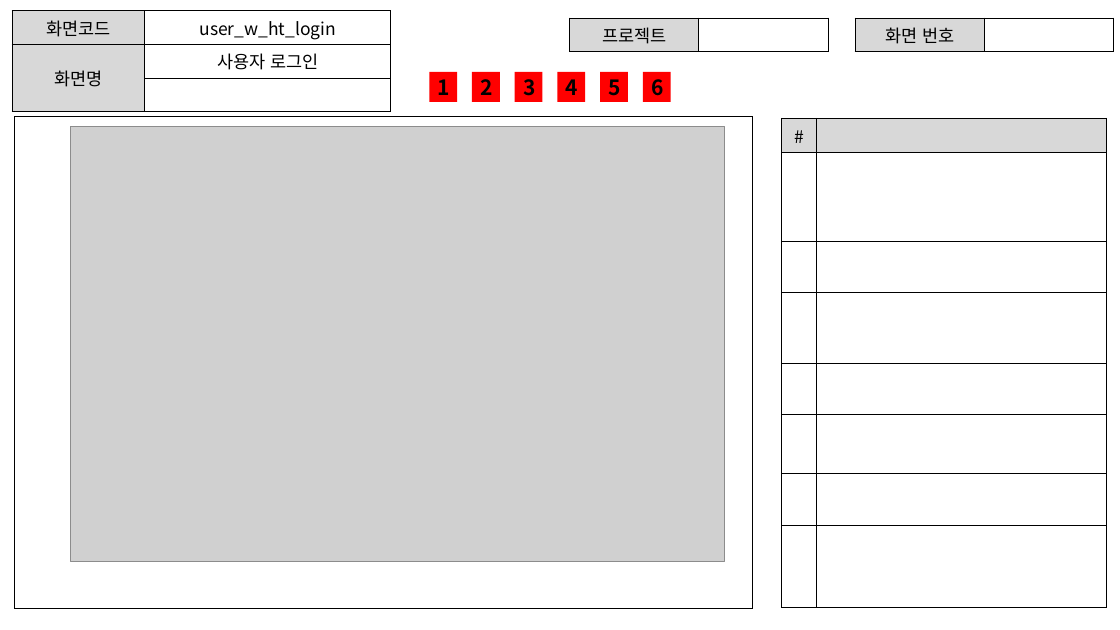
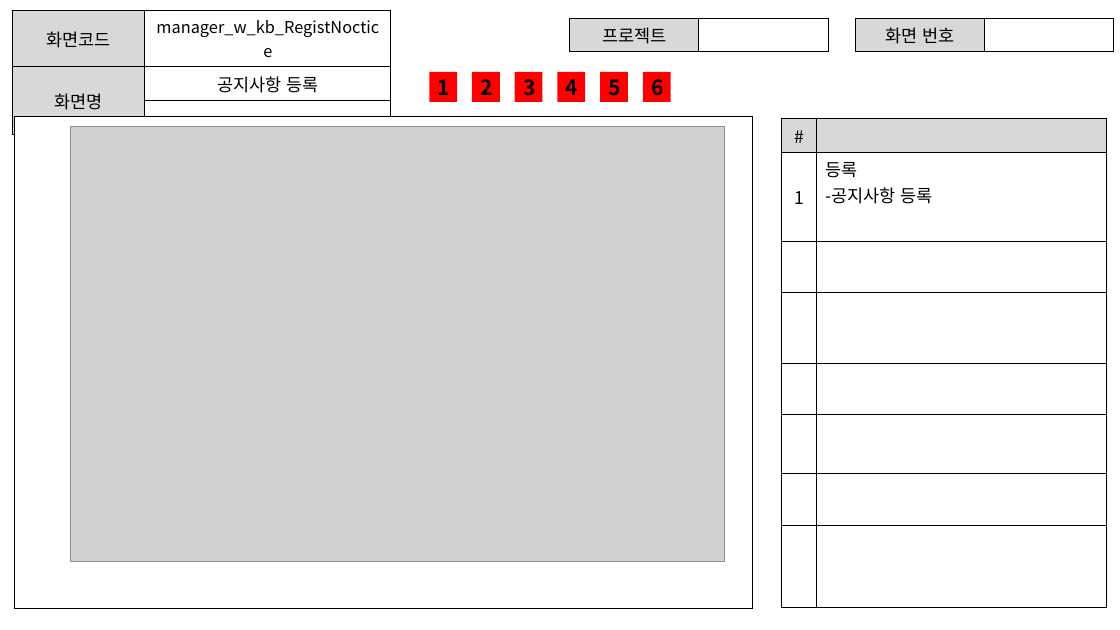
Before and after one commit to ezenteam2/EzenCrowdFunding, a slide deck: slide 14 of project03 화면설계서/project03 - 화면 설계서 - 기범.pptx (slide 9 before the commit). Drawn at 1120x630 pixels with LibreOffice and Linux fonts; fonts in the diff are those of the drawing; grey boxes stand for pictures. Boxes give left, top, right and bottom in pixels: in the first picture for what was removed or moved away, otherwise in the second. Text is boxed around its words. In the diff, an @@ line names an element or a change of style, - is before the commit and + after.

```diff
--- a/project03 화면설계서/project03 - 화면 설계서 - 기범.pptx
+++ b/project03 화면설계서/project03 - 화면 설계서 - 기범.pptx
@@ table at [12,11,391,114] @@
-row 1, column 2: user_w_ht_login
+row 1, column 2: manager_w_kb_RegistNoctice
-row 2, column 2: 사용자 로그인
+row 2, column 2: 공지사항 등록
@@ table at [782,118,1107,607] @@
+row 2: 1 | 등록 / -공지사항 등록
-row 8:  | 
```
Also in this commit, not shown: 7 other slides changed, 12 slides added, 8 other files.
